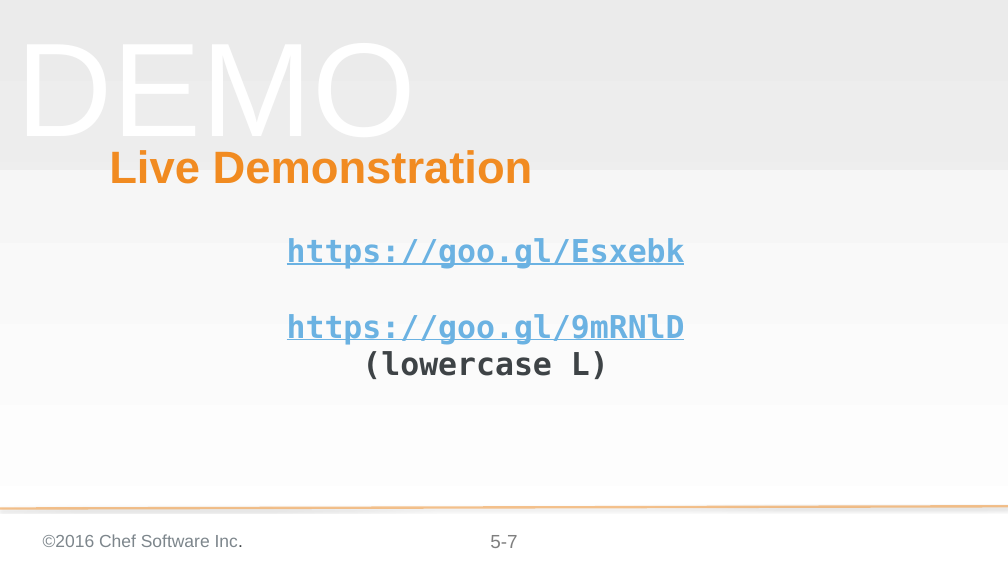
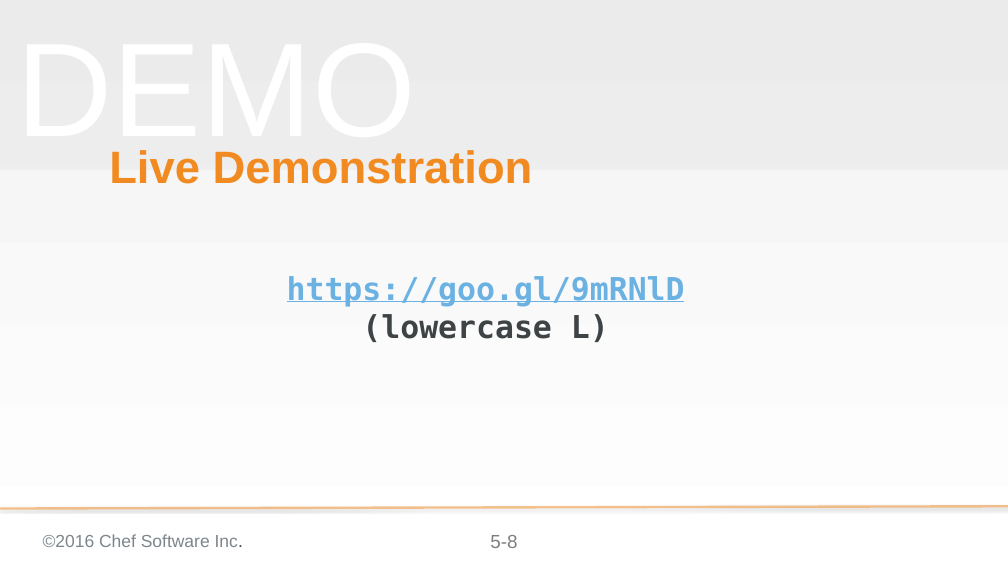
Before and after one commit to chef-training/elegant_tests, a slide deck: slide 8 of 05-def_method.pptx (slide 7 before the commit). Drawn at 1008x567 pixels with LibreOffice and Linux fonts; fonts in the diff are those of the drawing; background and template pictures are left out. Boxes give left, top, right and bottom in pixels: in the first picture for what was removed or moved away, otherwise in the second. Text is boxed around its words. In the diff, an @@ line names an element or a change of style, - is before the commit and + after.

```diff
--- a/05-def_method.pptx
+++ b/05-def_method.pptx
@@ subtitle at (287, 238, 685, 269): paragraph removed @@
-https://goo.gl/Esxebk
@@ page number at (490, 535, 517, 548): text changed @@
-5-7
+5-8
```
Also in this commit, not shown: 7 other slides changed, 2 slides added, 6 other files.
